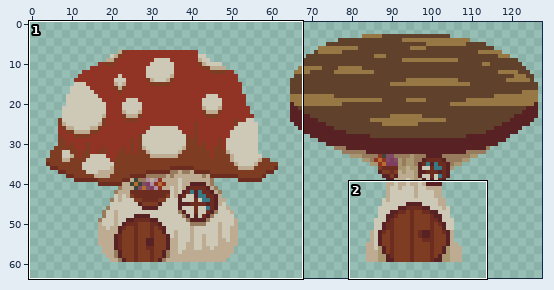
Two versions of one sprite sheet, sprites/Houses.png. Above: a wide view before the commit, with the close-up outlined.
Close-up. The starting point:
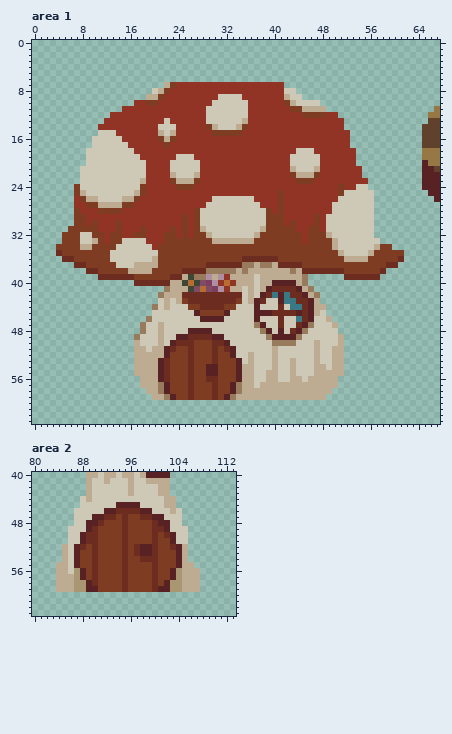
The file is 128x64 pixels. Shown: area 1: x 0..67, y 0..63; area 2: x 80..113, y 40..63. The old version is drawn lined up with the new one.
After:
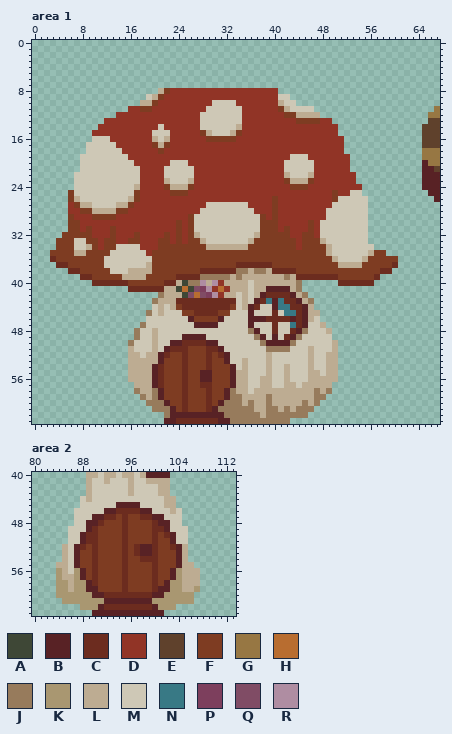
Palette (. is transparent): A #3e4736  B #582225  C #6c2c1f  D #913426  E #5f412c  F #7e3c22  G #977743  H #b86d30  J #977b5c  K #a99771  L #bdac92  M #cec8b6  N #387985  P #7d3f5d  Q #804c65  R #af8da2
Change:
whole drawing moved by +0,-4 (the old picture is shown already moved)
Area 1:
y 7: x 22..41 LFDDDDDDDDDDDDDDDDDD -> ....................
y 8: x 20 M -> .; x 41..43 DMM -> ...
y 9: x 19 L -> M; x 31..34 MMMM -> DDDD; x 41..44 DLMM -> MM..
y 10: x 17..19 DDF -> .LL; x 34..35 MM -> DD; x 41..47 DFLMMMM -> LMM....
y 11: x 15 D -> .; x 18..19 DD -> FF; x 35 M -> D; x 41..48 DDFFLLLL -> FLMMMM..
y 12: x 13 D -> .; x 28 D -> M; x 35 M -> D; x 42..50 DDDFFFFDD -> FFLLLL...
y 13: x 22 M -> D; x 28 D -> M; x 35 L -> D; x 44..47 DDDD -> FFFF; x 50..51 DD -> ..
y 14: x 22..23 MM -> DD; x 28..30 DFL -> MMM; x 35 F -> D; x 51 D -> .
y 15: x 10..13 .MMM -> DDDD; x 20..21 DL -> MM; x 23 L -> D; x 28..33 DDFFFF -> FLMMML; x 51..52 DD -> ..
y 16: x 13..14 MM -> DD; x 20..21 DF -> LM; x 23 F -> D; x 29..33 DDDDD -> FFFFF; x 52 D -> .
y 17: x 9 . -> M; x 14..15 MM -> DD; x 20..21 DD -> FL; x 52 D -> .
y 18: x 15..16 MM -> DD; x 21 D -> F; x 44..46 MMM -> DDD; x 52..53 DD -> ..
y 19: x 8 . -> M; x 16..17 MM -> DD; x 24..26 MMM -> DDD; x 46..47 MM -> DD; x 53 D -> .
y 20: x 8 . -> M; x 17..18 MM -> DD; x 26..27 MM -> DD; x 42 D -> M; x 47 M -> D; x 53 D -> .
y 21: x 18 M -> D; x 22 D -> M; x 27 M -> D; x 42..43 DL -> MM; x 47 L -> D; x 53..54 DD -> ..
y 22: x 7 . -> M; x 18 M -> D; x 22..23 DL -> MM; x 27 L -> D; x 42..45 DFLL -> LMMM; x 47 F -> D; x 54 D -> .
y 23: x 7 . -> M; x 18 L -> D; x 22..25 DFLL -> LMMM; x 27 F -> D; x 42..45 DDFF -> FLLL; x 54..55 DD -> ..
y 24: x 7 F -> M; x 17..18 MF -> LD; x 22..25 DDFF -> FLLL; x 43..45 DDD -> FFF; x 51 F -> D; x 54..55 MM -> D.
y 25: x 6..8 .FL -> FMM; x 17..18 LF -> FD; x 23..25 DDD -> FFF; x 41 F -> D; x 50..52 DFM -> FDD; x 55..56 MM -> ..
y 26: x 6..10 .DFLL -> FLMMM; x 15 L -> M; x 30..36 MMMMMMM -> DDDDDDD; x 40..41 DF -> FD; x 50 D -> F; x 56 M -> .
y 27: x 6..13 .DDFFLLL -> DFLLMMMM; x 15 F -> L; x 36..37 MM -> DD; x 40..41 DF -> FD; x 56 M -> .
y 28: x 6..13 .FDDDFFF -> DDFFLLLL; x 15 D -> F; x 27 F -> D; x 37..41 MMFDF -> DDDFD; x 49 D -> M; x 56 M -> .
y 29: x 6..8 .FF -> FDD; x 10..13 DDDD -> FFFF; x 25..27 FDF -> DFM; x 38..39 MF -> FD; x 41 F -> D; x 47 F -> D; x 56 M -> .
y 30: x 6 . -> F; x 8 F -> D; x 10 F -> D; x 14 F -> D; x 24..27 DFDF -> FDFM; x 38 M -> F; x 41 F -> D; x 43 F -> D; x 46..48 DFD -> FDM; x 56 M -> .
y 31: x 8 F -> D; x 10 F -> D; x 13..14 DF -> FD; x 18 F -> D; x 23..28 FDFDFL -> DFDFMM; x 38 L -> F; x 41 F -> D; x 43 F -> D; x 47..48 FD -> DM; x 56 M -> .
y 32: x 8..11 MMFF -> FFDD; x 14 F -> D; x 18 F -> D; x 23..29 FDFDFFL -> DFDFLMM; x 43..45 FFD -> DDF; x 47..49 FFL -> DMM; x 56 M -> .
y 33: x 4 . -> F; x 7 F -> M; x 9..12 MLFD -> FFDF; x 14..18 FMMMM -> DDFFD; x 21 D -> F; x 23 F -> D; x 25 F -> D; x 28..35 FFLLLLLL -> LMMMMMMM; x 44..45 FD -> DF; x 48..50 FFL -> LMM; x 56..57 MM -> ..
y 34: x 7..8 FL -> MM; x 11 F -> D; x 18..19 MM -> DD; x 29..35 FFFFFFF -> LLLLLLL; x 44 F -> D; x 49..50 FL -> LM; x 57..59 LFF -> ...
y 35: x 3..4 .C -> FF; x 7..8 FF -> LL; x 19..20 MM -> DF; x 49..51 FFL -> LMM; x 59..61 FFF -> ...
y 36: x 3..6 ..CC -> CFFF; x 12 F -> M; x 20 L -> F; x 35..40 CCCCCC -> FFFFFF; x 50..54 FFLLL -> LMMMM; x 61 C -> .
y 37: x 4..8 ...CC -> CCFFF; x 12..13 FF -> MM; x 17..18 LL -> MM; x 20 L -> F; x 29..33 CCCCC -> FFFFF; x 35..44 JJLJJLCCCC -> CCCCCFFFFF; x 51..54 FFFF -> LLLL; x 59 C -> F
y 38: x 6..10 ...CC -> CCFFF; x 13..15 FFF -> MMM; x 25..27 CCC -> FFF; x 29..34 JJJJJL -> CCCCCJ; x 37..38 LL -> JJ; x 40..51 LLLJLCCCCCCC -> CCCCFFFFFFFF; x 59 . -> C
y 39: x 8..18 ...CCCCCCFF -> CCFFFFFLLLL; x 23 C -> F; x 25..27 LAJ -> CCC; x 29..32 RLRD -> JJJJ; x 34 L -> J; x 37 M -> L; x 42 L -> J; x 44..56 LJ......CCCCC -> CCCCCCCFFFFFF
y 40: x 10..21 .......CCCCC -> CCCCCCFFFFFF; x 23 L -> C; x 26..29 HAQP -> JJRL; x 32..33 HD -> LL; x 36..37 LM -> ML; x 40..45 BBBBLJ -> LLLLJ.; x 51..56 ...... -> CCCCCC
y 41: x 16..22 ......J -> CCCCCCL; x 24..25 LL -> AH; x 28..31 HQPR -> PRDH; x 35..37 MLM -> LML; x 40..46 CCCCBLJ -> BBBLJ..
y 42: x 25..37 CCCCCCCCCCMLM -> AQHQPRDLLMLML; x 40..47 NBNCCBLJ -> CCCBLJ..
y 43: x 20..21 .M -> JL; x 23..25 MLF -> LCC; x 34..36 FML -> MLM; x 39..47 MMBNNCCBL -> NBNCCBLJ.
y 44: x 20..27 JMLMMMFF -> MLMLFCCC; x 32 F -> C; x 35..37 MMB -> LBC; x 40..48 MCMNNCBLL -> BNNCCBL..
y 45: x 19 . -> J; x 21 M -> L; x 25..30 MMBFFF -> FFCCCC; x 32 B -> F; x 36..39 MBBB -> BMMM; x 41..46 CCCBCB -> MNNCBL; x 48 M -> .
y 46: x 19 J -> M; x 26..30 MMBBB -> BFFFF; x 36 M -> B; x 38..40 MMM -> BCC; x 42..46 MMNCB -> CBCBL; x 48..49 ML -> ..
y 47: x 21 L -> M; x 27..30 MMMM -> BBBB; x 36..38 MJB -> BMM; x 40..41 MC -> CM; x 43 M -> N; x 46 J -> M; x 48..50 MML -> L..
y 48: x 17..18 .J -> JM; x 20..21 ML -> LM; x 26..29 BBBB -> MMMM; x 36..41 MMJBMB -> JBMMCM; x 49..50 MM -> L.
y 49: x 20..21 ML -> LM; x 24 B -> M; x 26..31 CCCCBB -> BBBMMM; x 37..39 MMJ -> JBM; x 41..42 BB -> MC; x 50..51 ML -> ..
y 50: x 16..17 .L -> JM; x 20..21 ML -> LM; x 24 C -> B; x 27..32 FFFCCB -> CCBBMM; x 38..42 MMJJJ -> JBBBB; x 47 L -> M; x 50..51 ML -> L.
y 51: x 16..18 .LL -> LMM; x 21 L -> M; x 24..26 FFC -> CCF; x 29 F -> C; x 31..33 FCB -> BMM; x 39..42 MLMM -> JJJJ; x 46..47 ML -> LM; x 51 L -> .
y 52: x 16 . -> L; x 18 L -> M; x 21..22 LB -> BC; x 25..26 FC -> CF; x 29..33 FCFFB -> CFCBM; x 36 L -> M; x 39..40 ML -> LM; x 46..47 ML -> LM; x 49 M -> L; x 51 L -> .
y 53: x 16 . -> L; x 22 C -> F; x 25..26 FC -> CF; x 29..30 FC -> CF; x 32..36 FFBML -> BMMLM; x 39..40 ML -> LM; x 43 L -> M; x 46..47 ML -> LM; x 49 M -> L; x 51 L -> .
y 54: x 16 . -> L; x 20..22 LBC -> BCF; x 25..26 FC -> CF; x 29..30 BB -> CF; x 33..34 FB -> BM; x 36 L -> M; x 39..40 ML -> LM; x 42..43 ML -> LM; x 46..49 MLLM -> LMML; x 51 L -> .
y 55: x 16 . -> L; x 20..22 LBC -> BCF; x 25..26 FC -> CF; x 28 F -> B; x 30 B -> F; x 33..34 FB -> BL; x 36 L -> M; x 40 L -> M; x 42..43 ML -> LM; x 46 M -> L; x 48 L -> M; x 51 L -> .
y 56: x 16..17 .. -> LL; x 20..22 LBC -> BCF; x 25..26 FC -> CF; x 28..30 FCC -> BBF; x 33..34 FB -> BL; x 36 L -> M; x 38 M -> L; x 40 L -> M; x 42..44 MLL -> LMM
y 57: x 17 . -> L; x 20..22 LJB -> BCF; x 25..26 FC -> CF; x 28..30 FFC -> CCF; x 34 J -> L; x 36 L -> M; x 40..41 LL -> MM; x 44 L -> M; x 50 L -> .
y 58: x 17..18 .. -> JL; x 20..22 LJB -> JBF; x 25..26 FC -> CF; x 29..30 FC -> CF; x 32..34 FBJ -> BJL; x 36 L -> M; x 47 L -> J; x 49 L -> J
y 59: x 18..23 ..LLJB -> JLJBFF; x 25..26 FC -> CF; x 29..30 FC -> CF; x 34 L -> J; x 39 L -> J; x 47..48 LL -> JJ
y 60: x 19..47 ............................. -> JJJBFFCFFFCFBJJJLJLLJLLLLLJLJ
y 61: x 20..46 ........................... -> JJJBFCFFFCBJJJJJJLLJJLJLJJJ
y 62: x 22..45 ........................ -> JBBBBBBBBBJJJJJJLJJJJJJJ
y 63: x 22..42 ..................... -> BBCCCCCCCBBJJJJJJJJJJ
Area 2:
y 56..57: x 84 L -> K
y 58: x 84..85 LL -> KK
y 59: x 84..85 LL -> KK; x 107 L -> K
y 60: x 84..106 ....................... -> KKKKKKBBCCCCCCCCBBKKKKK
y 61: x 85..106 ...................... -> KKKKKKKBBBBBBBBKKKKKKK
y 62: x 88..103 ................ -> KKKBCCCCCCCCBKKK
y 63: x 90..101 ............ -> BBBBBBBBBBBB
Changed places in both close-ups, as pixel boxes (x1, y1, x2, y2):
changed: (50, 82, 404, 424)
changed: (56, 568, 200, 616)
